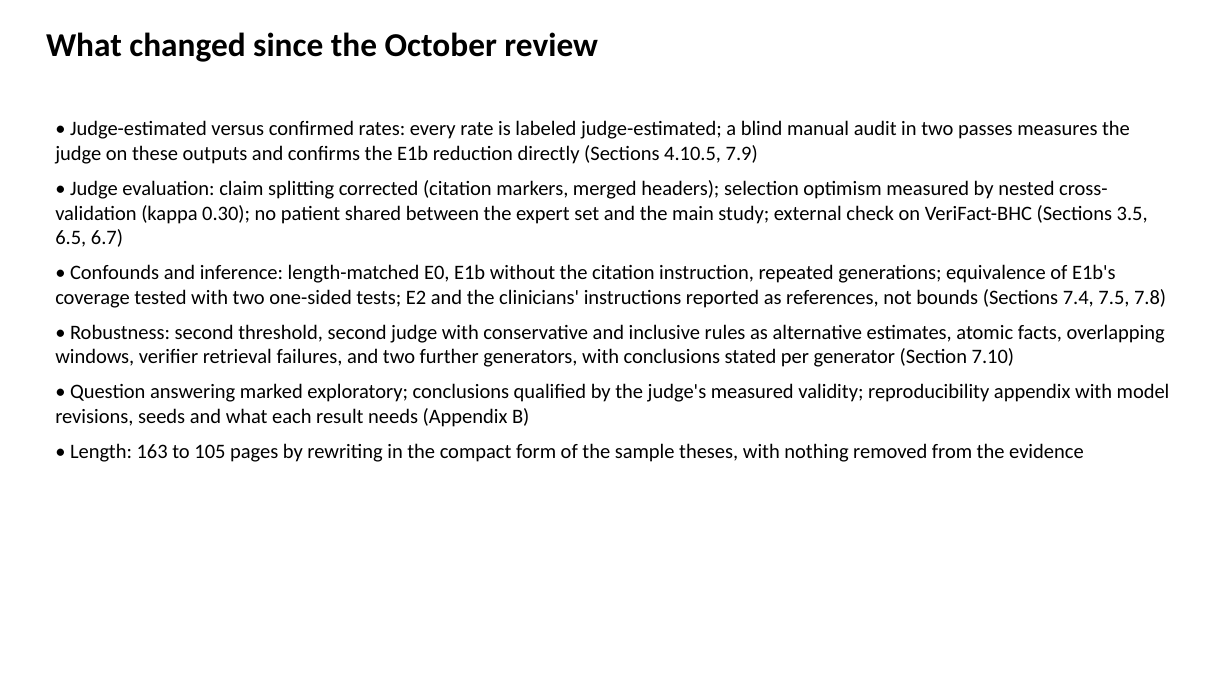
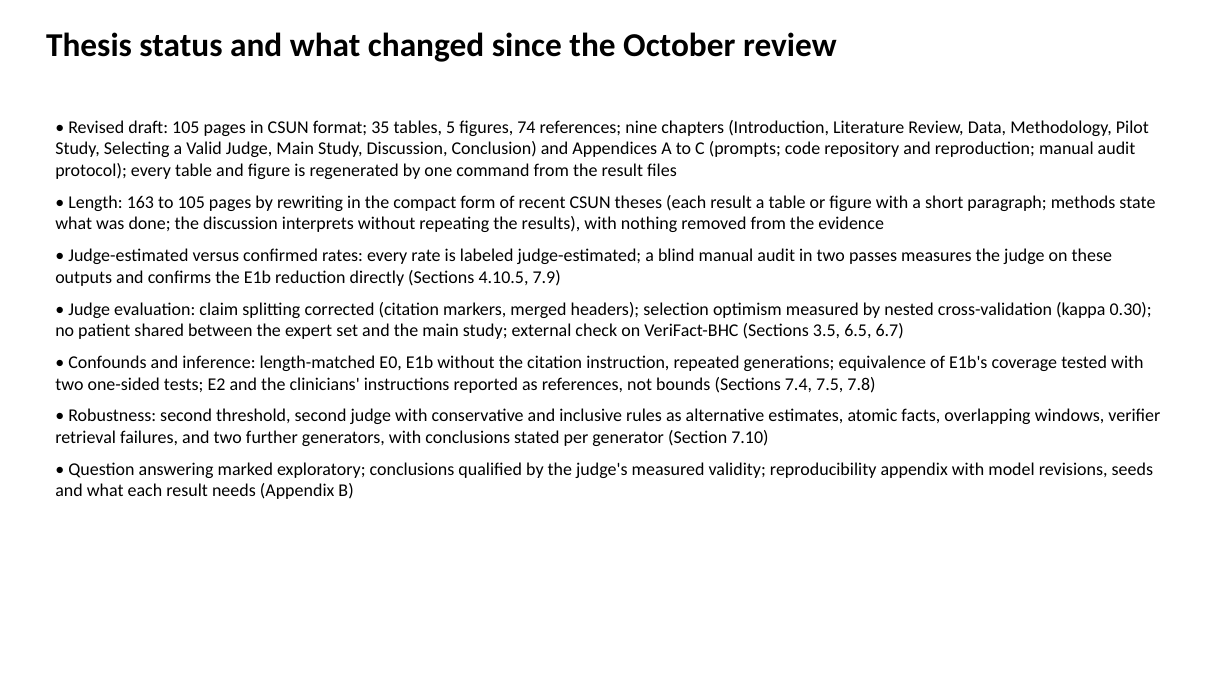
Before and after one commit to slay-a/medical-hallucination-eval, a slide deck: slide 13 of deliverables/Progress_Slides_Fall2026.pptx (slide 21 before the commit). Drawn at 1232x693 pixels with LibreOffice and Linux fonts; fonts in the diff are those of the drawing. Boxes give left, top, right and bottom in pixels: in the first picture for what was removed or moved away, otherwise in the second. Text is boxed around its words. In the diff, an @@ line names an element or a change of style, - is before the commit and + after.

Commit message:
Shorten the progress slides to fourteen

```diff
--- a/deliverables/Progress_Slides_Fall2026.pptx
+++ b/deliverables/Progress_Slides_Fall2026.pptx
@@ text at (46,32,837,62): text changed @@
-What changed since the October review
+Thesis status and what changed since the October review
@@ text at (55,120,1155,232): paragraphs added @@
+• Revised draft: 105 pages in CSUN format; 35 tables, 5 figures, 74 references; nine chapters (Introduction, Literature Review, Data, Methodology, Pilot Study, Selecting a Valid Judge, Main Study, Discussion, Conclusion) and Appendices A to C (prompts; code repository and reproduction; manual audit protocol); every table and figure is regenerated by one command from the result files
+• Length: 163 to 105 pages by rewriting in the compact form of recent CSUN theses (each result a table or figure with a short paragraph; methods state what was done; the discussion interprets without repeating the results), with nothing removed from the evidence
@@ text at (55,248,1160,499): size 16 to 14 pt in "• Judge-estimated versus confirmed rates: every rate ...", "• Judge evaluation: claim splitting corrected (citation ...", "• Confounds and inference: length-matched E0, E1b ...", "• Robustness: second threshold, second judge with ..." and 1 more places @@
@@ text at (70,443,1084,462): paragraph removed @@
-• Length: 163 to 105 pages by rewriting in the compact form of the sample theses, with nothing removed from the evidence
```
Also in this commit, not shown: 5 other slides changed, 9 slides removed, 3 other files.
